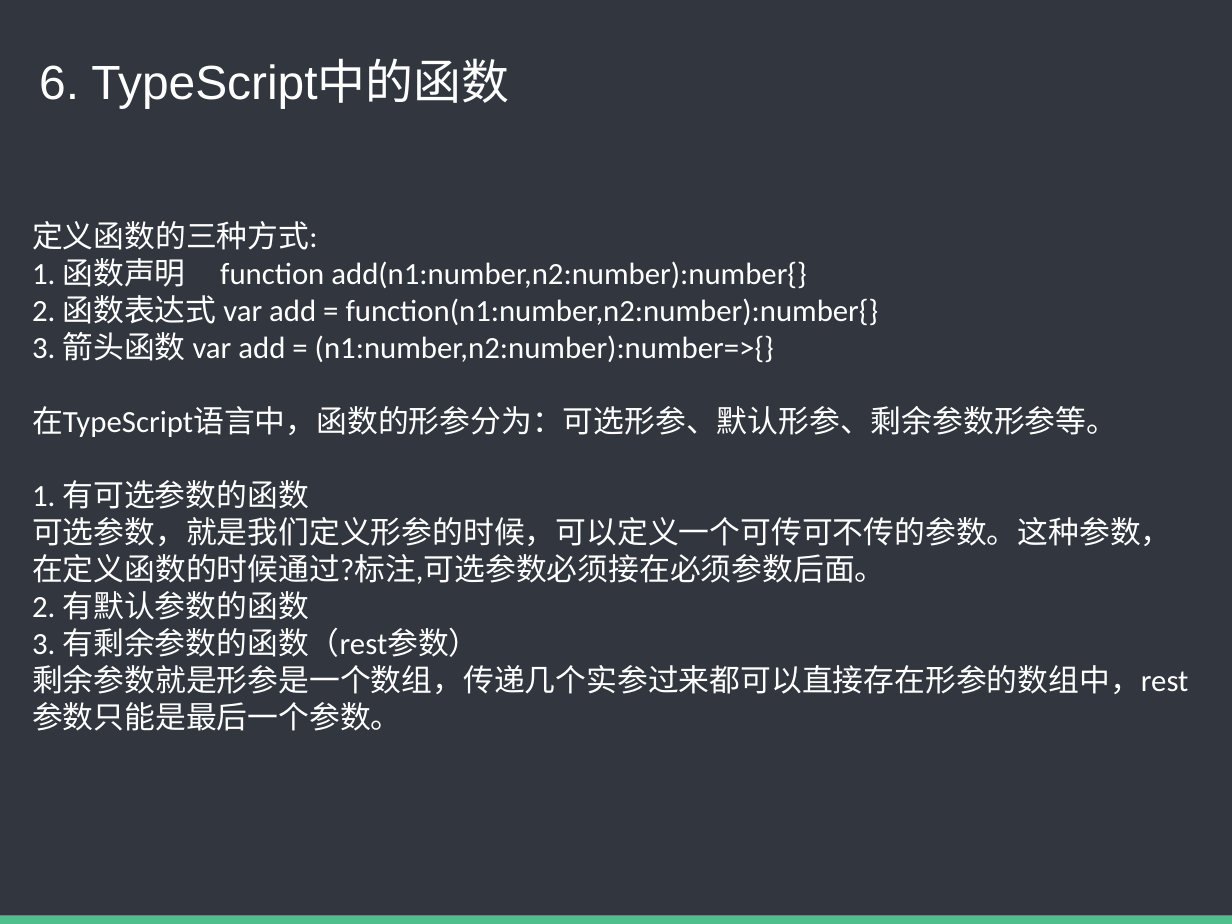
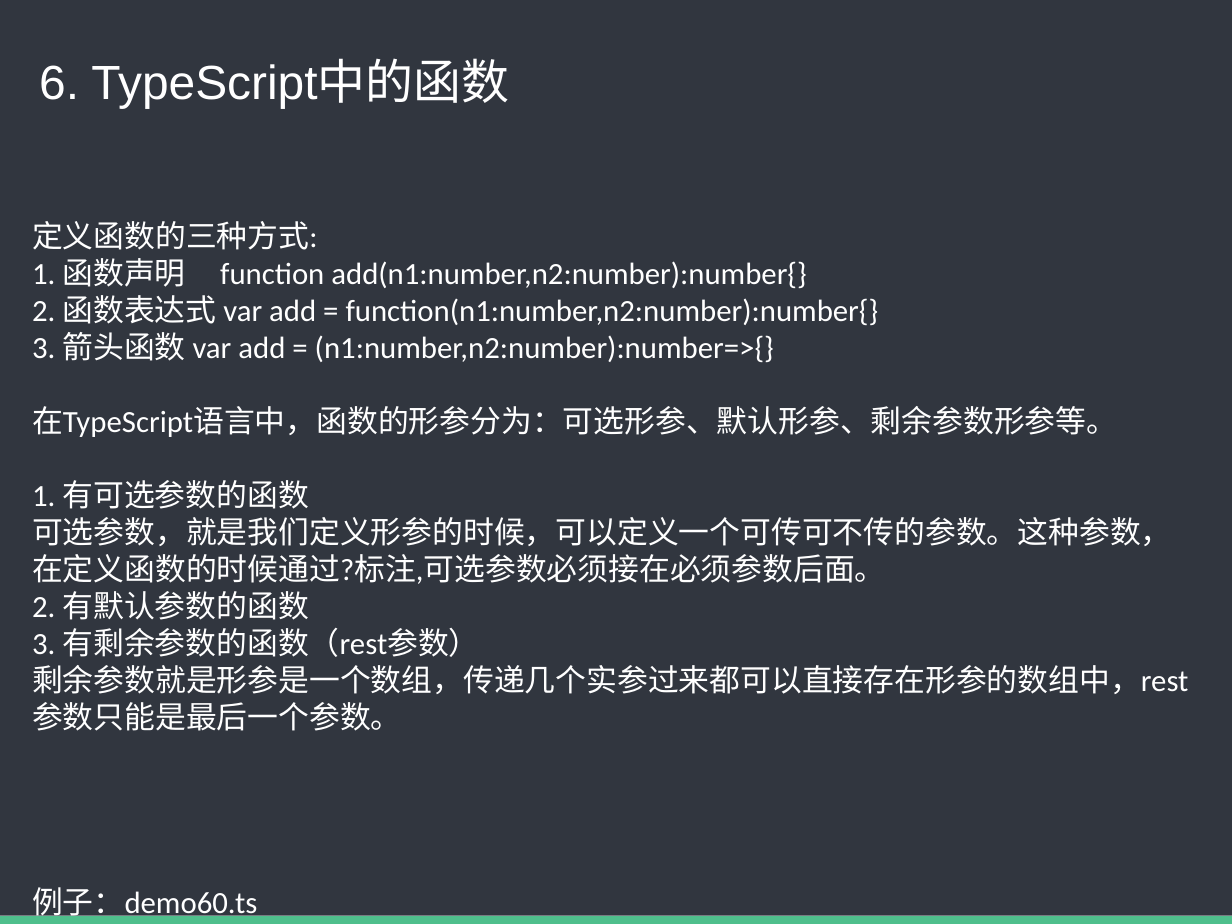
Before and after one commit to baixiaoyu2997/typescript-share, a slide deck: slide 19 of TS内部分享.pptx. Drawn at 1232x924 pixels with LibreOffice and Linux fonts; fonts in the diff are those of the drawing. Boxes give left, top, right and bottom in pixels: in the first picture for what was removed or moved away, otherwise in the second. Text is boxed around its words. In the diff, an @@ line names an element or a change of style, - is before the commit and + after.

```diff
--- a/TS内部分享.pptx
+++ b/TS内部分享.pptx
@@ text at box(32, 887, 257, 922): paragraph added @@
+例子：demo60.ts
```
Also in this commit, not shown: 4 other slides changed, 7 slides added, 18 slides removed, 2 other files.
